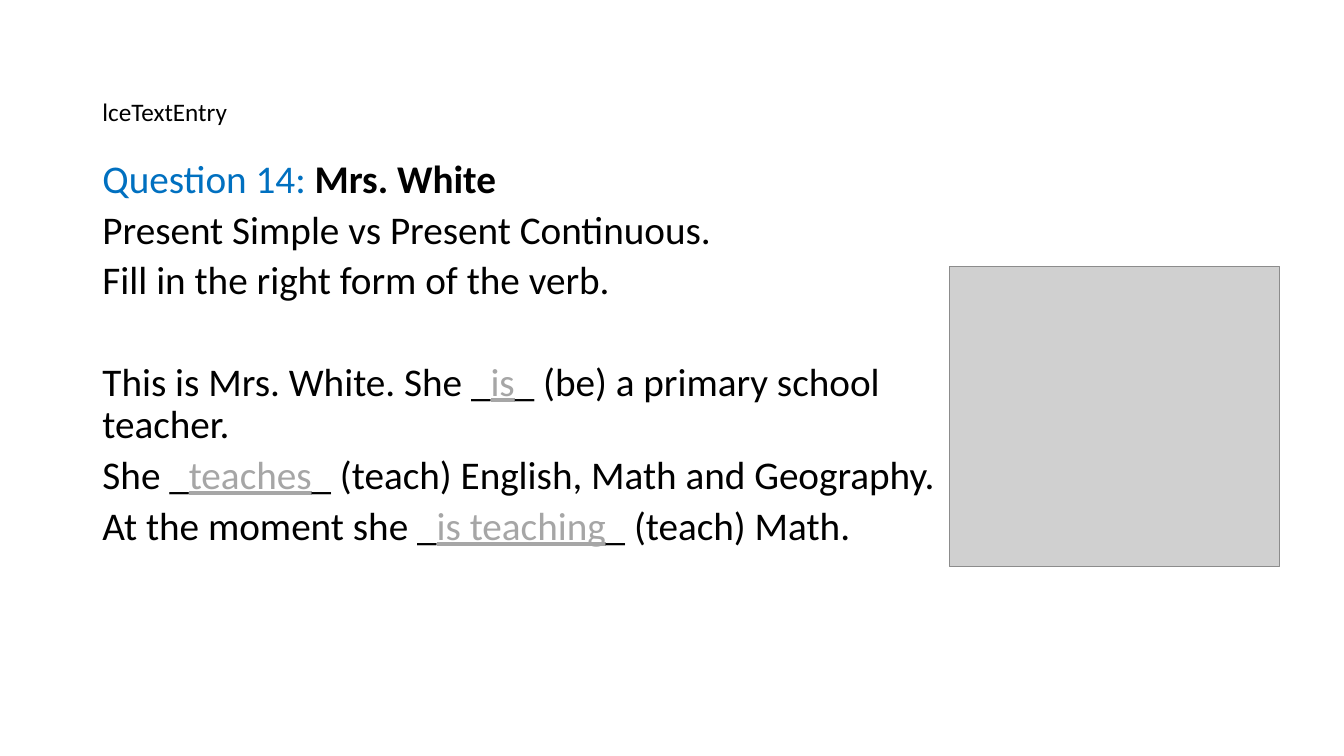
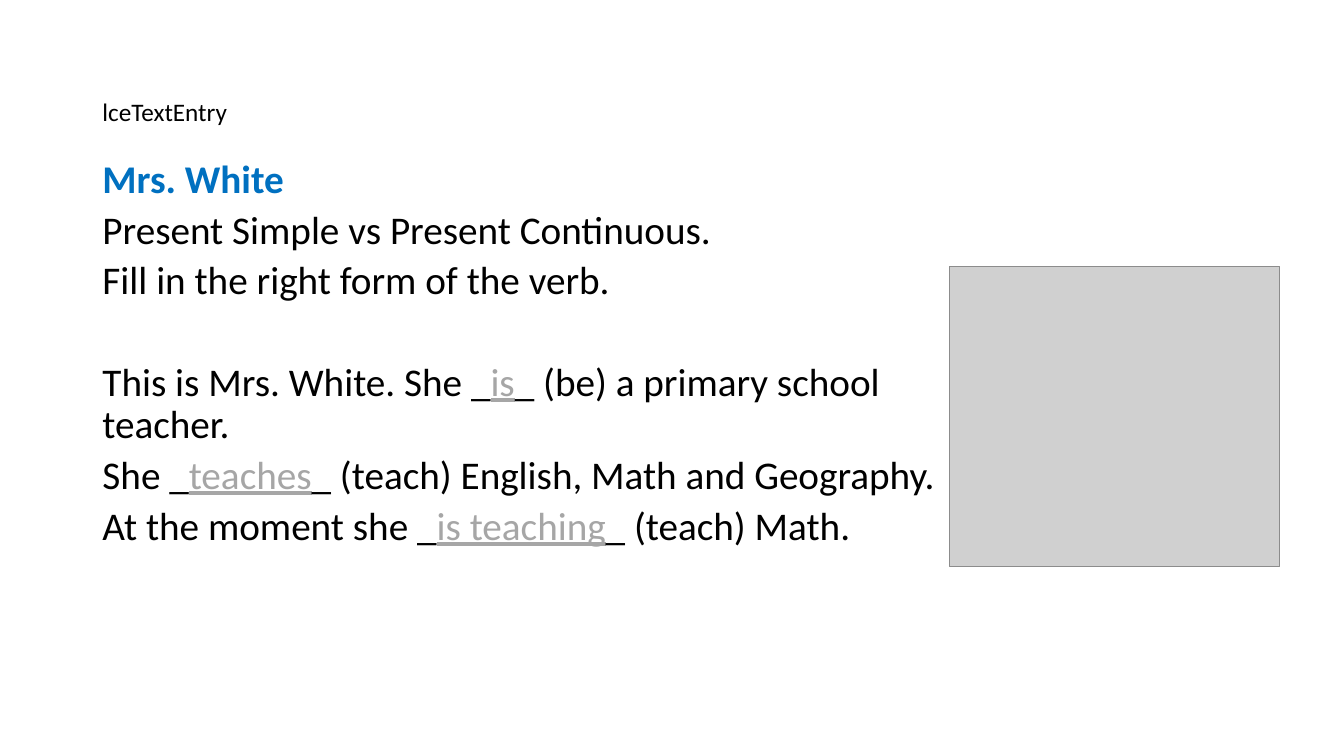
Before and after one commit to birgitstrackenbrock/dita13.lc.extra-interactions, a slide deck: slide 18 of documentation/Interaction_examples_visual.pptx (slide 17 before the commit). Drawn at 1344x756 pixels with LibreOffice and Linux fonts; fonts in the diff are those of the drawing; grey boxes stand for pictures. Boxes give left, top, right and bottom in pixels: in the first picture for what was removed or moved away, otherwise in the second. Text is boxed around its words. In the diff, an @@ line names an element or a change of style, - is before the commit and + after.

```diff
--- a/documentation/Interaction_examples_visual.pptx
+++ b/documentation/Interaction_examples_visual.pptx
@@ text at (102, 165, 284, 194): text changed; bold on @@
-Question 14: Mrs. White
+Mrs. White
```
Also in this commit, not shown: 18 other slides changed, 1 slide added, 33 other files.
